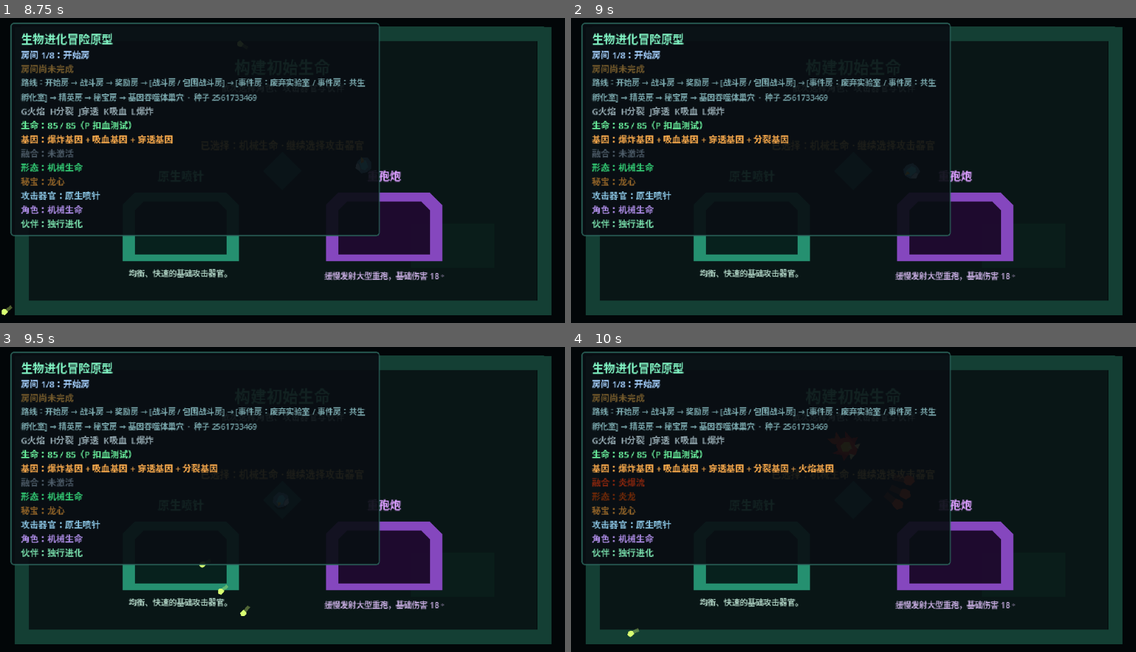
Above: before the commit, frames 1-4 (two rows, left to right).
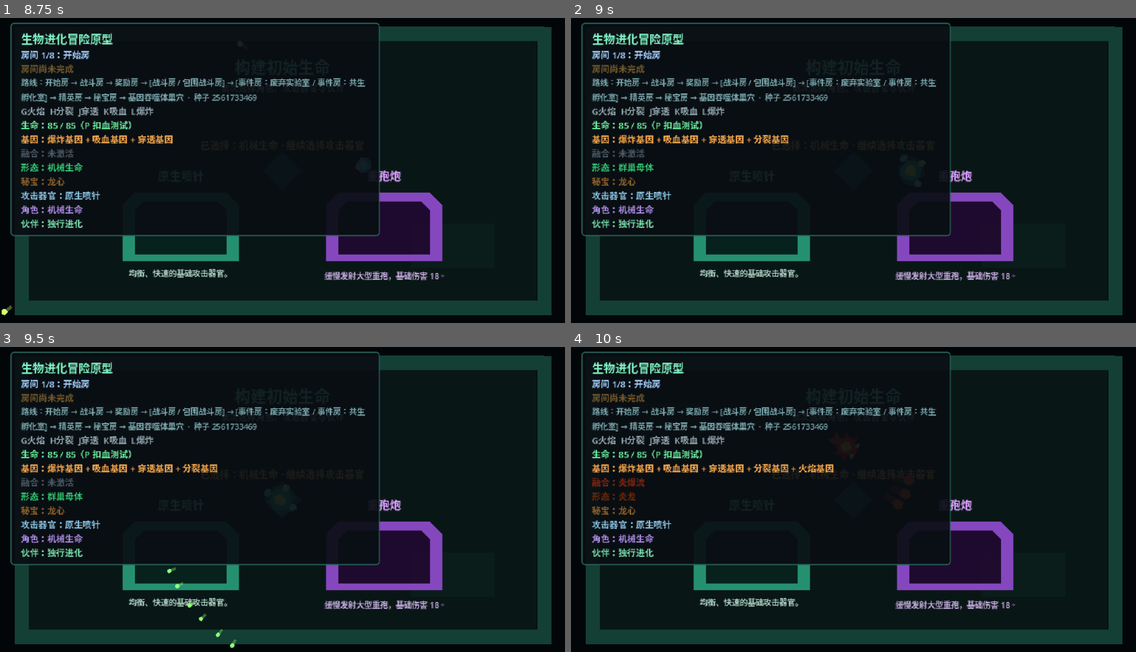
Above: after the commit, the same moments.

Repository: LIJUNCAN1/-Roguelike
Game: Godot game, scene res://scenes/main/main.tscn
The game is run twice, just before and just after one commit, with the same random seed, the same clock (stepped at 60 frames per second) and the same inputs.
Inputs (mouse positions are in pixels of both pictures, inside the frame that each line leads up to):
- Up to frame 1 (8.75 s): tap Enter at 0.5 s; move the mouse to (406, 155) at 0.52 s; press the mouse at (406, 155) at 0.53 s; hold D (move_right) 0.53-1.28 s; move the mouse to (169, 185) at 1.27 s; release the mouse at (169, 185) at 1.28 s; hold S (move_down) 1.28-2.03 s; click (169, 185) at 1.35 s; move the mouse to (339, 100) at 2.02 s; hold D (move_right) 2.03-2.78 s; hold P (damage_test_player) 2.03-2.78 s; click (339, 100) at 2.3 s; move the mouse to (254, 234) at 2.77 s; hold W (move_up) 2.78-3.53 s; tap N (next_room) at 2.85 s; click (254, 234) at 3.05 s; tap R (restart_run) every 0.75 s from 3.5 to 6.5 s; move the mouse to (452, 219) at 3.52 s; hold 1 (reward_choice_1) 3.53-4.28 s; hold A (move_left) 3.53-5.03 s; click (452, 219) at 3.8 s; move the mouse to (113, 124) at 4.27 s; tap 2 (reward_choice_2) at 4.35 s; click (113, 124) at 4.55 s; move the mouse to (310, 170) at 5.02 s; hold S (move_down) 5.03-5.78 s; hold 3 (reward_choice_3) 5.03-5.78 s; click (310, 170) at 5.3 s; move the mouse to (197, 91) at 5.77 s; hold D (move_right) 5.78-6.53 s; tap B (toggle_dragon_heart) at 5.85 s; click (197, 91) at 6.05 s; move the mouse to (406, 155) at 6.52 s; hold W (move_up) 6.53-7.28 s; hold L (toggle_explosion_gene) 6.53-7.28 s; click (406, 155) at 6.8 s; move the mouse to (169, 185) at 7.27 s; hold D (move_right) 7.28-8.03 s; tap K (toggle_lifesteal_gene) at 7.35 s; click (169, 185) at 7.55 s; move the mouse to (339, 100) at 8.02 s; hold S (move_down) from 8.03 s (still down); hold J (toggle_piercing_gene) from 8.03 s (still down); click (339, 100) at 8.3 s
- Up to frame 2 (9 s): move the mouse to (825, 234) at 8.77 s; release S (move_down) at 8.78 s; release J (toggle_piercing_gene) at 8.78 s; hold A (move_left) from 8.78 s (still down); tap H (toggle_split_gene) at 8.85 s
- Up to frame 3 (9.5 s): keep holding A (move_left); click (254, 563) at 9.05 s
- Up to frame 4 (10 s): move the mouse to (1023, 548) at 9.52 s; release A (move_left) at 9.53 s; hold W (move_up) from 9.53 s (still down); hold G (toggle_test_gene) from 9.53 s (still down); click (1023, 548) at 9.8 s

Frame 1 is identical in both runs. In frame 2, 0.1% of the frame differs, in the area x 8-15%, y 47-51%; in frame 3, 0.3%, in the area x 8-45%, y 47-99%; in frame 4, less than 0.1%.

Commit message:
feat: add split evolution route

Diff:
--- /dev/null
+++ b/data/evolutions/effects/hive_mother_attack_effect.tres
@@ -0,0 +1,12 @@
+[gd_resource type="Resource" script_class="ProjectileStatGeneEffect" load_steps=2 format=3]
+
+[ext_resource type="Script" path="res://scripts/genes/projectile_stat_gene_effect.gd" id="1_effect"]
+
+[resource]
+script = ExtResource("1_effect")
+attack_tag = &"hive_mother_form"
+damage_multiplier = 0.7
+speed_multiplier = 1.25
+radius_multiplier = 0.75
+override_color = true
+projectile_color = Color(0.58, 1, 0.48, 1)
--- /dev/null
+++ b/data/evolutions/effects/hive_mother_split_effect.tres
@@ -0,0 +1,9 @@
+[gd_resource type="Resource" script_class="SplitProjectileGeneEffect" load_steps=2 format=3]
+
+[ext_resource type="Script" path="res://scripts/genes/split_projectile_gene_effect.gd" id="1_effect"]
+
+[resource]
+script = ExtResource("1_effect")
+projectile_count = 2
+spread_degrees = 6.0
+attack_tag = &"hive_volley"
--- /dev/null
+++ b/data/evolutions/effects/mitosis_life_attack_effect.tres
@@ -0,0 +1,12 @@
+[gd_resource type="Resource" script_class="ProjectileStatGeneEffect" load_steps=2 format=3]
+
+[ext_resource type="Script" path="res://scripts/genes/projectile_stat_gene_effect.gd" id="1_effect"]
+
+[resource]
+script = ExtResource("1_effect")
+attack_tag = &"mitosis_life_form"
+damage_multiplier = 0.85
+speed_multiplier = 1.2
+radius_multiplier = 0.8
+override_color = true
+projectile_color = Color(0.42, 1, 0.72, 1)
--- /dev/null
+++ b/data/evolutions/hive_mother.tres
@@ -0,0 +1,17 @@
+[gd_resource type="Resource" script_class="EvolutionData" load_steps=6 format=3]
+
+[ext_resource type="Script" path="res://scripts/evolutions/evolution_data.gd" id="1_data"]
+[ext_resource type="Script" path="res://scripts/genes/gene_effect.gd" id="2_effect"]
+[ext_resource type="PackedScene" path="res://scenes/player/forms/hive_mother_visual.tscn" id="3_visual"]
+[ext_resource type="Resource" path="res://data/evolutions/effects/hive_mother_attack_effect.tres" id="4_stats"]
+[ext_resource type="Resource" path="res://data/evolutions/effects/hive_mother_split_effect.tres" id="5_split"]
+
+[resource]
+script = ExtResource("1_data")
+id = &"hive_mother"
+display_name = "群巢母体"
+description = "分裂与穿透基因共鸣，一次孕育六枚穿透弹体。"
+priority = 20
+required_gene_ids = Array[StringName]([&"split", &"piercing"])
+visual_scene = ExtResource("3_visual")
+effects = Array[ExtResource("2_effect")]([ExtResource("4_stats"), ExtResource("5_split")])
--- /dev/null
+++ b/data/evolutions/mitosis_life.tres
@@ -0,0 +1,16 @@
+[gd_resource type="Resource" script_class="EvolutionData" load_steps=5 format=3]
+
+[ext_resource type="Script" path="res://scripts/evolutions/evolution_data.gd" id="1_data"]
+[ext_resource type="Script" path="res://scripts/genes/gene_effect.gd" id="2_effect"]
+[ext_resource type="PackedScene" path="res://scenes/player/forms/mitosis_life_visual.tscn" id="3_visual"]
+[ext_resource type="Resource" path="res://data/evolutions/effects/mitosis_life_attack_effect.tres" id="4_attack"]
+
+[resource]
+script = ExtResource("1_data")
+id = &"mitosis_life"
+display_name = "裂殖生命"
+description = "身体分裂为协同细胞，弹体更小、更快。"
+priority = 10
+required_gene_ids = Array[StringName]([&"split"])
+visual_scene = ExtResource("3_visual")
+effects = Array[ExtResource("2_effect")]([ExtResource("4_attack")])
--- /dev/null
+++ b/scenes/player/forms/hive_mother_visual.tscn
@@ -0,0 +1,30 @@
+[gd_scene format=3]
+
+[node name="HiveMotherVisual" type="Node2D"]
+
+[node name="OuterMembrane" type="Polygon2D" parent="."]
+polygon = PackedVector2Array(-15, -5, -9, -14, 0, -11, 8, -16, 15, -7, 14, 5, 8, 14, -1, 11, -10, 15, -16, 6)
+color = Color(0.18, 0.8, 0.7, 0.4)
+
+[node name="Body" type="Polygon2D" parent="."]
+polygon = PackedVector2Array(-11, -5, -5, -12, 5, -11, 12, -4, 12, 5, 5, 11, -5, 12, -12, 5)
+color = Color(0.2, 0.68, 0.58, 1)
+
+[node name="Core" type="Polygon2D" parent="."]
+polygon = PackedVector2Array(-5, -3, 0, -7, 6, -3, 6, 4, 0, 8, -6, 4)
+color = Color(0.9, 1, 0.38, 1)
+
+[node name="DroneTop" type="Polygon2D" parent="."]
+position = Vector2(2, -16)
+polygon = PackedVector2Array(-4, -2, 0, -5, 5, -1, 3, 4, -3, 4)
+color = Color(0.48, 1, 0.78, 1)
+
+[node name="DroneBottom" type="Polygon2D" parent="."]
+position = Vector2(-2, 16)
+polygon = PackedVector2Array(-5, -1, 0, -4, 4, -2, 5, 3, -1, 5, -5, 2)
+color = Color(0.35, 0.9, 0.92, 1)
+
+[node name="DroneRear" type="Polygon2D" parent="."]
+position = Vector2(-15, 0)
+polygon = PackedVector2Array(-4, -3, 2, -4, 5, 0, 2, 4, -4, 3)
+color = Color(0.6, 1, 0.56, 1)
--- /dev/null
+++ b/scenes/player/forms/mitosis_life_visual.tscn
@@ -0,0 +1,27 @@
+[gd_scene format=3]
+
+[node name="MitosisLifeVisual" type="Node2D"]
+
+[node name="Membrane" type="Polygon2D" parent="."]
+polygon = PackedVector2Array(-12, -3, -8, -10, -1, -8, 3, -12, 10, -7, 12, 1, 8, 9, 1, 8, -3, 12, -10, 7)
+color = Color(0.28, 0.9, 0.68, 0.42)
+
+[node name="UpperCell" type="Polygon2D" parent="."]
+position = Vector2(0, -4)
+polygon = PackedVector2Array(-8, -2, -5, -8, 2, -9, 8, -4, 8, 2, 3, 6, -4, 5)
+color = Color(0.35, 0.82, 0.58, 1)
+
+[node name="LowerCell" type="Polygon2D" parent="."]
+position = Vector2(0, 5)
+polygon = PackedVector2Array(-8, -2, -4, -6, 3, -6, 8, -2, 7, 4, 1, 7, -5, 5)
+color = Color(0.22, 0.68, 0.78, 1)
+
+[node name="UpperCore" type="Polygon2D" parent="."]
+position = Vector2(1, -5)
+polygon = PackedVector2Array(-3, -2, 1, -4, 4, -1, 2, 3, -2, 3, -4, 0)
+color = Color(0.9, 1, 0.45, 1)
+
+[node name="LowerCore" type="Polygon2D" parent="."]
+position = Vector2(-1, 6)
+polygon = PackedVector2Array(-3, -2, 1, -4, 4, -1, 2, 3, -2, 3, -4, 0)
+color = Color(0.55, 1, 0.9, 1)
--- a/scenes/player/player.tscn
+++ b/scenes/player/player.tscn
@@ -22,6 +22,8 @@
 [ext_resource type="Script" path="res://scripts/characters/character_manager.gd" id="20_character_manager"]
 [ext_resource type="Script" path="res://scripts/companions/companion_manager.gd" id="21_companion_manager"]
 [ext_resource type="Resource" path="res://data/companions/solo_evolution.tres" id="22_solo"]
+[ext_resource type="Resource" path="res://data/evolutions/mitosis_life.tres" id="23_mitosis"]
+[ext_resource type="Resource" path="res://data/evolutions/hive_mother.tres" id="24_hive"]
 
 [sub_resource type="CircleShape2D" id="CircleShape2D_player"]
 radius = 7.0
@@ -52,7 +54,7 @@
 fusion_manager_path = NodePath("../FusionManager")
 visual_anchor_path = NodePath("../Visuals/FormAnchor")
 base_evolution = ExtResource("14_base_life")
-evolutions = Array[ExtResource("13_evolution_data")]([ExtResource("15_fire_life"), ExtResource("16_fire_dragon")])
+evolutions = Array[ExtResource("13_evolution_data")]([ExtResource("15_fire_life"), ExtResource("23_mitosis"), ExtResource("16_fire_dragon"), ExtResource("24_hive")])
 
 [node name="RelicManager" type="Node" parent="."]
 script = ExtResource("17_relic_manager")
--- a/tests/evolution_system_smoke_test.gd
+++ b/tests/evolution_system_smoke_test.gd
@@ -107,6 +107,12 @@
 		return
 
 	gene_manager.remove_gene(&"fire")
+	if not evolution_system.is_evolution(&"mitosis_life"):
+		push_error("Evolution did not fall back to split life.")
+		quit(1)
+		return
+
+	gene_manager.remove_gene(&"split")
 	if not evolution_system.is_evolution(&"base_life"):
 		push_error("Evolution did not return to base life.")
 		quit(1)
--- a/tests/relic_system_smoke_test.gd
+++ b/tests/relic_system_smoke_test.gd
@@ -73,6 +73,8 @@
 	gene_manager.add_gene(
 		load("res://data/genes/split_gene.tres") as GeneData
 	)
+	var split_without_relic := _create_attack_context()
+	modifier_stack.modify_attack(split_without_relic)
 	relic_manager.add_relic(
 		load("res://data/relics/fission_gland.tres") as RelicData
 	)
@@ -83,7 +85,11 @@
 		or split_context.directions.size() != 3
 		or not is_equal_approx(
 			split_context.projectile_data.damage,
-			11.5
+			split_without_relic.projectile_data.damage * 1.15
+		)
+		or not is_equal_approx(
+			split_context.projectile_data.speed,
+			split_without_relic.projectile_data.speed * 1.2
 		)
 	):
 		push_error("Fission Gland did not strengthen split attacks.")
--- /dev/null
+++ b/tests/split_evolution_smoke_test.gd
@@ -0,0 +1,104 @@
+extends SceneTree
+
+
+func _init() -> void:
+	call_deferred("_run")
+
+
+func _run() -> void:
+	var main_scene := load("res://scenes/main/main.tscn") as PackedScene
+	var main := main_scene.instantiate()
+	root.add_child(main)
+	await physics_frame
+	await process_frame
+
+	var player := main.get_node("World/Player") as CharacterBody2D
+	var gene_manager := player.get_node("GeneManager") as GeneManager
+	var evolution_system := player.get_node(
+		"EvolutionSystem"
+	) as EvolutionSystem
+	var projectile_container := main.get_node(
+		"World/Projectiles"
+	) as Node2D
+	var form_anchor := player.get_node(
+		"Visuals/FormAnchor"
+	) as Node2D
+	var evolution_status := main.get_node(
+		"Interface/StagePanel/MarginContainer/Labels/EvolutionStatus"
+	) as Label
+
+	gene_manager.add_gene(
+		load("res://data/genes/split_gene.tres") as GeneData
+	)
+	if (
+		not evolution_system.is_evolution(&"mitosis_life")
+		or form_anchor.get_child(0).name != &"MitosisLifeVisual"
+		or not evolution_status.text.contains("裂殖生命")
+	):
+		push_error("Split gene did not activate Mitosis Life.")
+		quit(1)
+		return
+
+	player.aim_at(player.global_position + Vector2.RIGHT * 100.0)
+	var mitosis_projectile := player.fire() as Projectile
+	if (
+		mitosis_projectile == null
+		or projectile_container.get_child_count() != 3
+		or not mitosis_projectile.attack_tags.has(&"split")
+		or not mitosis_projectile.attack_tags.has(&"mitosis_life_form")
+		or not is_equal_approx(
+			mitosis_projectile.projectile_data.damage,
+			8.5
+		)
+		or not is_equal_approx(
+			mitosis_projectile.projectile_data.speed,
+			432.0
+		)
+	):
+		push_error("Mitosis Life attack modifiers were not applied.")
+		quit(1)
+		return
+
+	for projectile in projectile_container.get_children():
+		projectile.queue_free()
+	for _frame in 16:
+		await physics_frame
+
+	gene_manager.add_gene(
+		load("res://data/genes/piercing_gene.tres") as GeneData
+	)
+	if (
+		not evolution_system.is_evolution(&"hive_mother")
+		or form_anchor.get_child(0).name != &"HiveMotherVisual"
+		or not evolution_status.text.contains("群巢母体")
+	):
+		push_error("Split and piercing did not activate Hive Mother.")
+		quit(1)
+		return
+
+	player.aim_at(player.global_position + Vector2.RIGHT * 100.0)
+	var hive_projectile := player.fire() as Projectile
+	if (
+		hive_projectile == null
+		or projectile_container.get_child_count() != 6
+		or not hive_projectile.attack_tags.has(&"hive_mother_form")
+		or not hive_projectile.attack_tags.has(&"hive_volley")
+		or not hive_projectile.attack_tags.has(&"piercing")
+		or not is_equal_approx(
+			hive_projectile.projectile_data.damage,
+			7.0
+		)
+		or hive_projectile.projectile_data.max_hits != 3
+	):
+		push_error("Hive Mother did not fire six piercing projectiles.")
+		quit(1)
+		return
+
+	gene_manager.remove_gene(&"piercing")
+	if not evolution_system.is_evolution(&"mitosis_life"):
+		push_error("Hive Mother did not fall back to Mitosis Life.")
+		quit(1)
+		return
+
+	print("Split evolution smoke test passed.")
+	quit()
Not shown: 1 places in scenes/player/player.tscn that only renumber resources
Not shown, added: tests/split_evolution_smoke_test.gd.uid
Not shown, changed: README.md
